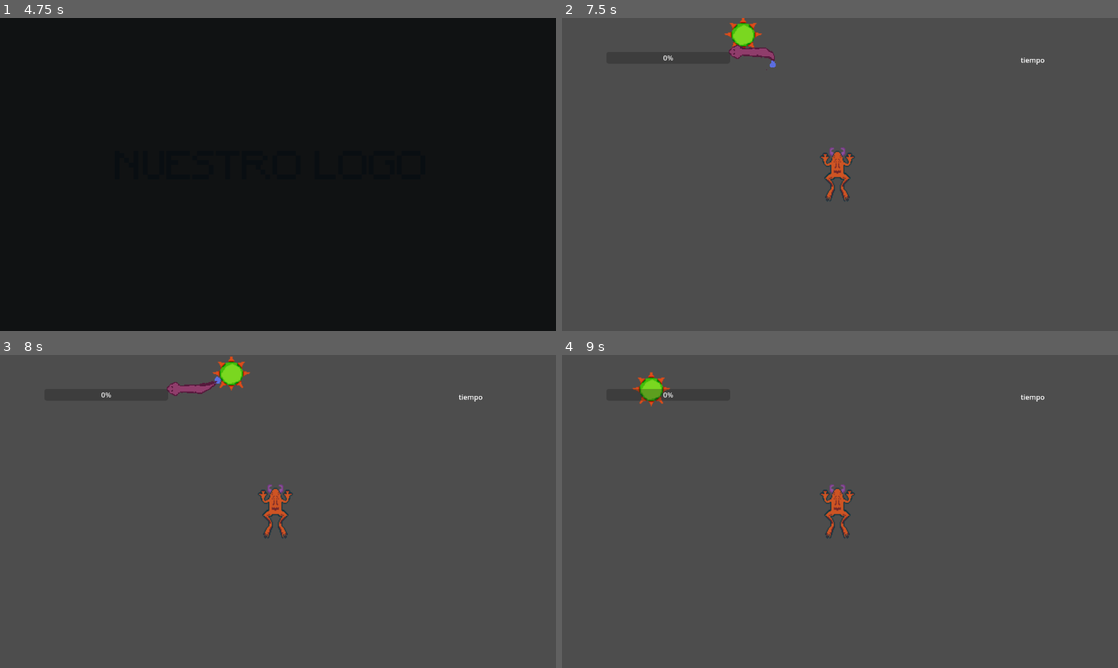
Above: before the commit, frames 1-4 (two rows, left to right).
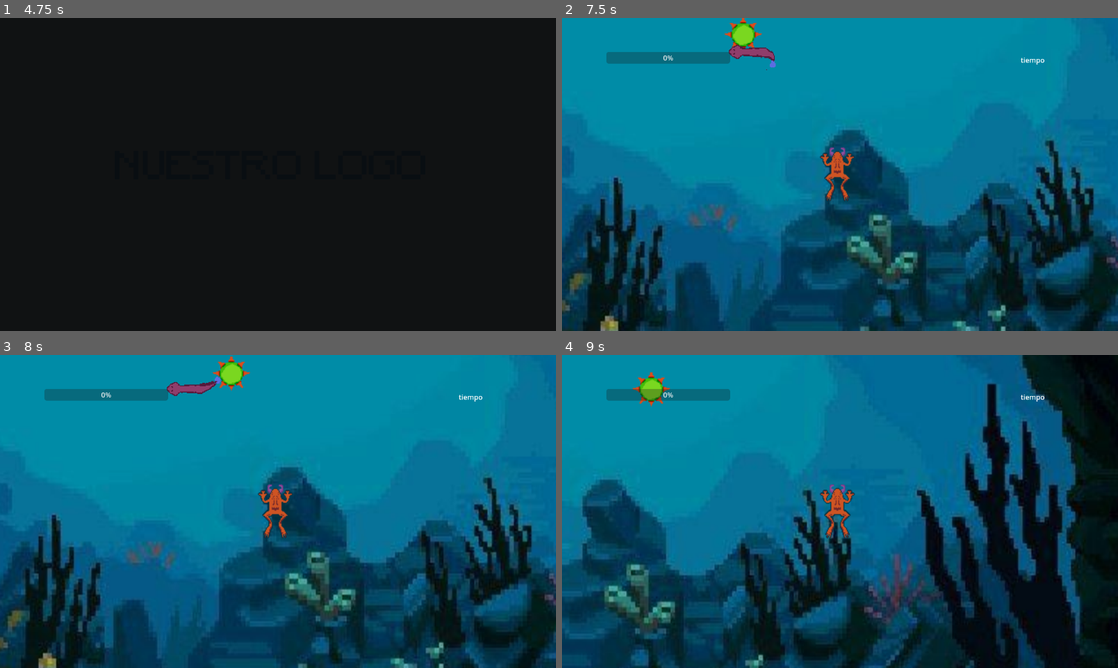
Above: after the commit, the same moments.

Repository: gonzalomz1/GGJ-PixARG
Game: Godot game, scene res://Scenes/Game/juego.tscn
Same seed, same stepped clock (60 frames per second), same inputs: the game is played once before the commit and once after it.
Inputs (mouse positions are in pixels of both pictures, inside the frame that each line leads up to):
- Up to frame 1 (4.75 s): tap Enter (confirmar) at 0.5, 1.35, 2.85, 4.35 s; hold Enter (confirmar) 0.53-1.28 s; hold Right (derecha) 0.53-2.03 s; tap Up (arriba) at 0.77, 1.52, 3.02, 3.77, 4.52 s; hold Left (izquierda) 2.03-2.78 s; hold Enter (confirmar) 2.03-2.78 s; hold Right (derecha) 2.78-4.28 s; hold Enter (confirmar) 3.53-4.28 s; hold Left (izquierda) from 4.28 s (still down)
- Up to frame 2 (7.5 s): release Left (izquierda) at 5.03 s; hold Right (derecha) 5.03-5.78 s; hold Enter (confirmar) 5.03-5.78 s; hold Left (izquierda) 5.78-7.25 s; tap Enter (confirmar) at 5.85 s; tap Up (arriba) at 6.02, 6.77 s; hold Enter (confirmar) 6.53-7.25 s; click (845, 208) at 7.25 s
- Up to frame 3 (8 s): no input
- Up to frame 4 (9 s): hold Right (derecha) from 8.03 s (still down); tap Enter (confirmar) at 8.1 s; tap Up (arriba) at 8.27 s; hold Enter (confirmar) from 8.78 s (still down)

Frame 1 is identical in both runs. In frame 2, 99% of the frame differs, in the area x 0-100%, y 0-100%; in frame 3, 99%; in frame 4, 99%.

Commit message:
ultima version

Diff:
--- a/BurbuJAM/Scenes/Game/juego.tscn
+++ b/BurbuJAM/Scenes/Game/juego.tscn
@@ -6,6 +6,7 @@
 [ext_resource type="PackedScene" uid="uid://cwuga444j4oja" path="res://Scenes/enemy.tscn" id="4_f5gxp"]
 [ext_resource type="Script" path="res://Scripts/UI/UI.gd" id="6_4r7aq"]
 [ext_resource type="PackedScene" uid="uid://cita5dow20c4v" path="res://Scenes/MainMenu/menu_principal.tscn" id="6_o2qu6"]
+[ext_resource type="PackedScene" uid="uid://dsp06mr6q886n" path="res://Scenes/World/mundo.tscn" id="7_82po2"]
 
 [node name="Juego" type="Node2D"]
 script = ExtResource("1_2s3yi")
@@ -51,5 +52,7 @@
 
 [node name="Espacial" type="AudioStreamPlayer2D" parent="Sonido"]
 
+[node name="Mundo" parent="." instance=ExtResource("7_82po2")]
+
 [connection signal="comenzarJuego" from="Menu" to="." method="_on_menu_comenzar_juego"]
 [connection signal="terminoAnimacionInicioJuego" from="Menu" to="." method="_on_menu_termino_animacion_inicio_juego"]
--- /dev/null
+++ b/BurbuJAM/Scenes/World/mundo.tscn
@@ -0,0 +1,7 @@
+[gd_scene load_steps=2 format=3 uid="uid://dsp06mr6q886n"]
+
+[ext_resource type="PackedScene" uid="uid://u028leegojkh" path="res://Scenes/background.tscn" id="1_ttstc"]
+
+[node name="Mundo" type="Node2D"]
+
+[node name="ParallaxBackground" parent="." instance=ExtResource("1_ttstc")]
--- a/BurbuJAM/Scenes/background.tscn
+++ b/BurbuJAM/Scenes/background.tscn
@@ -1,8 +1,7 @@
-[gd_scene load_steps=4 format=3 uid="uid://u028leegojkh"]
+[gd_scene load_steps=3 format=3 uid="uid://u028leegojkh"]
 
 [ext_resource type="Texture2D" uid="uid://ch88krsmo826x" path="res://Assets/Art/Background/plx-1.png" id="1_xxdox"]
 [ext_resource type="Texture2D" uid="uid://dk681dibohghp" path="res://Assets/Art/Background/backgrung-enles.jpg" id="2_5jfwu"]
-[ext_resource type="PackedScene" uid="uid://bq0ldblmm5yoi" path="res://Scenes/Prototypes/Characters/Jugador/jugador.tscn" id="3_t5pqs"]
 
 [node name="ParallaxBackground" type="ParallaxBackground"]
 
@@ -19,6 +18,3 @@
 texture = ExtResource("2_5jfwu")
 
 [node name="ParallaxLayer2" type="ParallaxLayer" parent="."]
-
-[node name="CharacterBody2D" parent="." instance=ExtResource("3_t5pqs")]
-position = Vector2(156, 360)
Not shown: 1 places in BurbuJAM/Scenes/Game/juego.tscn that only renumber resources
